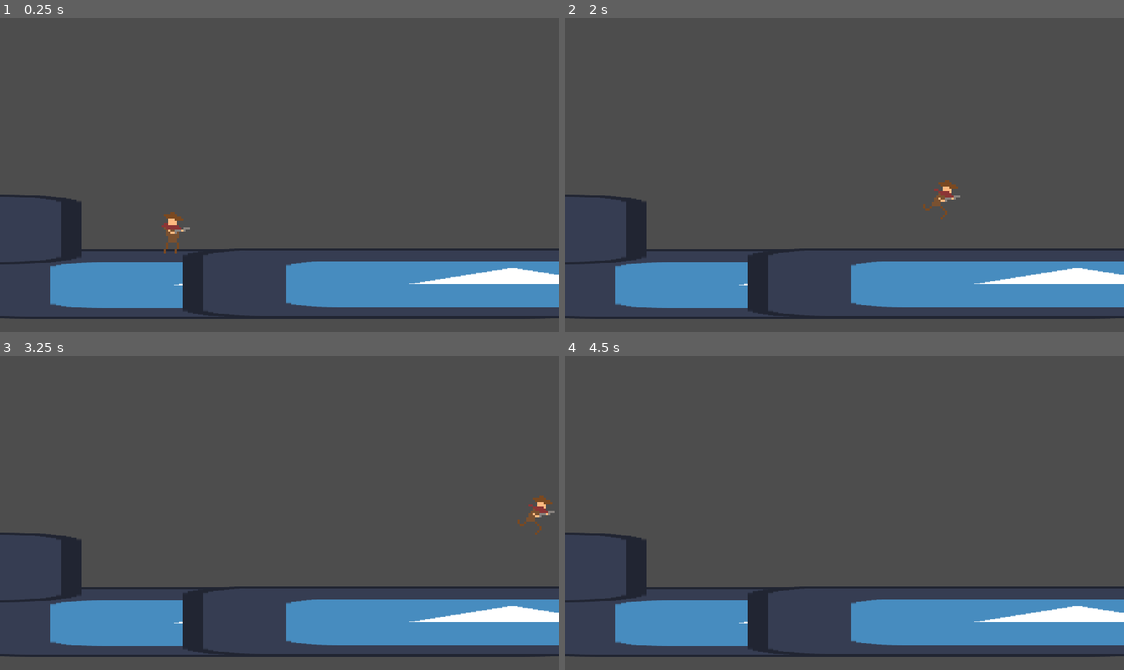
Above: before the commit, frames 1-4 (two rows, left to right).
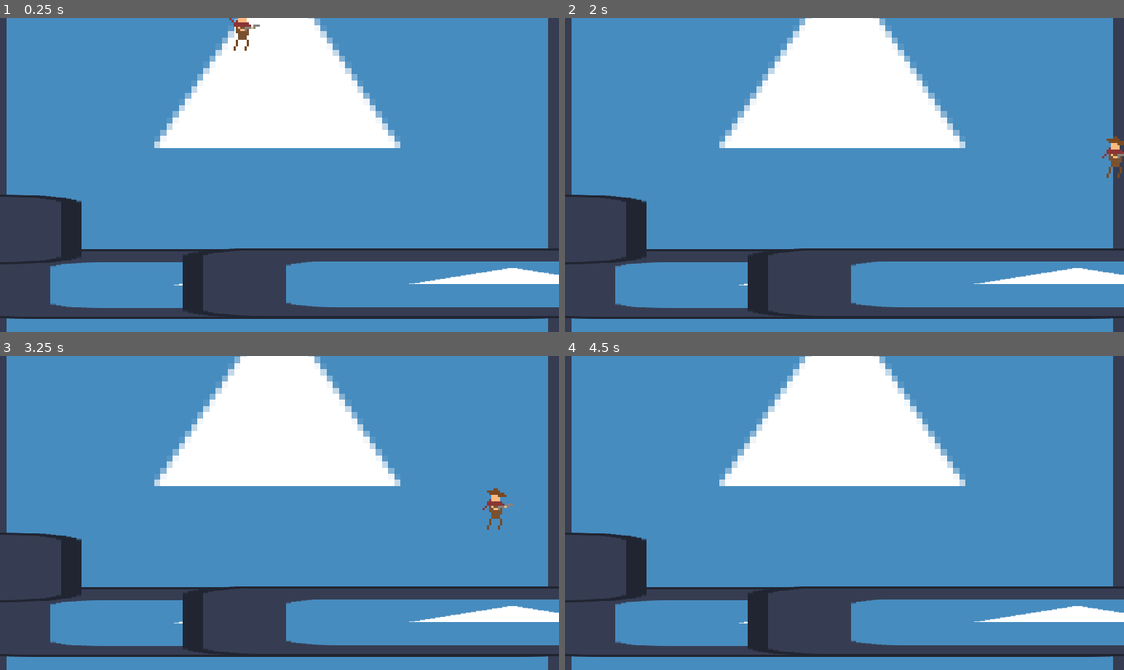
Above: after the commit, the same moments.

Repository: elixs/amogus2
Game: Godot game, scene res://scenes/main.tscn
The game is run twice, just before and just after one commit, with the same random seed, the same clock (stepped at 60 frames per second) and the same inputs. The engine's default icon, where the game draws it, is replaced by a stand-in: a white triangle on a blue panel in a dark square.
Inputs:
- Up to frame 1 (0.25 s): no input
- Up to frame 2 (2 s): hold D (move_right) from 0.53 s (still down); tap Space (jump) at 0.6, 0.77, 1.07, 1.35, 1.52, 1.82 s
- Up to frame 3 (3.25 s): release D (move_right) at 2.03 s; hold A (move_left) 2.03-2.78 s; tap Space (jump) at 2.1, 2.85, 3.02 s; hold D (move_right) from 2.78 s (still down)
- Up to frame 4 (4.5 s): tap Space (jump) at 3.32, 3.6, 3.77, 4.07, 4.35 s; tap Enter at 4.25 s; release D (move_right) at 4.28 s; hold A (move_left) from 4.28 s (still down)

The runs differ from the first frame. In frame 1, 73% of the frame differs, in the area x 1-99%, y 0-100%; in frame 2, 73%, in the area x 1-100%, y 0-100%; in frame 3, 73%; in frame 4, 73%.

Commit message:
added jump animation

Diff:
--- a/scenes/main.tscn
+++ b/scenes/main.tscn
@@ -7,6 +7,12 @@
 size = Vector2(32, 32)
 
 [node name="Main" type="Node2D"]
+
+[node name="Icon" type="Sprite2D" parent="."]
+position = Vector2(127, 54)
+scale = Vector2(2.82031, 2.82031)
+texture = ExtResource("2_xaq8e")
+metadata/_edit_lock_ = true
 
 [node name="Floor" type="StaticBody2D" parent="."]
 position = Vector2(127, 122)
@@ -45,4 +51,4 @@
 shape = SubResource("RectangleShape2D_4hhnu")
 
 [node name="Player" parent="." instance=ExtResource("2_k8b1r")]
-position = Vector2(79.0887, 96.7198)
+position = Vector2(111, 2)
--- a/scenes/player.gd
+++ b/scenes/player.gd
@@ -3,13 +3,16 @@
 
 const SPEED = 100.0
 const JUMP_VELOCITY = -100.0
-const ACCELERATION = 100
-const GRAVITY = 200
+const ACCELERATION = 1000
+const GRAVITY = 150
 
 @onready var animation_player = $AnimationPlayer
 @onready var animation_tree = $AnimationTree
 @onready var playback = animation_tree.get("parameters/playback")
 @onready var pivot = $Pivot
+
+func _ready():
+	animation_tree.active = true
 
 func _physics_process(delta):
 	if not is_on_floor():
@@ -27,10 +30,16 @@
 
 	# animation
 
-	if abs(velocity.x) > 10 or move_input:
-		playback.travel("run")
+	if is_on_floor():
+		if abs(velocity.x) > 10 or move_input:
+			playback.travel("run")
+		else:
+			playback.travel("idle")
 	else:
-		playback.travel("idle")
+		if velocity.y < 0:
+			playback.travel("jump")
+		else:
+			playback.travel("fall")
 
 	if move_input:
 		pivot.scale.x = sign(move_input)
--- a/scenes/player.tscn
+++ b/scenes/player.tscn
@@ -108,7 +108,7 @@
 "times": PackedFloat32Array(0),
 "transitions": PackedFloat32Array(1),
 "update": 1,
-"values": [4]
+"values": [7]
 }
 
 [sub_resource type="Animation" id="Animation_i6y3m"]
@@ -149,7 +149,7 @@
 "times": PackedFloat32Array(0),
 "transitions": PackedFloat32Array(1),
 "update": 1,
-"values": [4]
+"values": [7]
 }
 tracks/3/type = "value"
 tracks/3/imported = false
@@ -162,18 +162,244 @@
 "transitions": PackedFloat32Array(1, 1, 1, 1),
 "update": 1,
 "values": [5, 6, 7, 6]
+}
+
+[sub_resource type="Animation" id="Animation_oxnt3"]
+resource_name = "jump_start"
+length = 0.3
+tracks/0/type = "value"
+tracks/0/imported = false
+tracks/0/enabled = true
+tracks/0/path = NodePath("Pivot/Sprite2D:texture")
+tracks/0/interp = 1
+tracks/0/loop_wrap = true
+tracks/0/keys = {
+"times": PackedFloat32Array(0),
+"transitions": PackedFloat32Array(1),
+"update": 1,
+"values": [ExtResource("1_ndijd")]
+}
+tracks/1/type = "value"
+tracks/1/imported = false
+tracks/1/enabled = true
+tracks/1/path = NodePath("Pivot/Sprite2D:hframes")
+tracks/1/interp = 1
+tracks/1/loop_wrap = true
+tracks/1/keys = {
+"times": PackedFloat32Array(0),
+"transitions": PackedFloat32Array(1),
+"update": 1,
+"values": [3]
+}
+tracks/2/type = "value"
+tracks/2/imported = false
+tracks/2/enabled = true
+tracks/2/path = NodePath("Pivot/Sprite2D:vframes")
+tracks/2/interp = 1
+tracks/2/loop_wrap = true
+tracks/2/keys = {
+"times": PackedFloat32Array(0),
+"transitions": PackedFloat32Array(1),
+"update": 1,
+"values": [7]
+}
+tracks/3/type = "value"
+tracks/3/imported = false
+tracks/3/enabled = true
+tracks/3/path = NodePath("Pivot/Sprite2D:frame")
+tracks/3/interp = 1
+tracks/3/loop_wrap = true
+tracks/3/keys = {
+"times": PackedFloat32Array(0, 0.1, 0.2),
+"transitions": PackedFloat32Array(1, 1, 1),
+"update": 1,
+"values": [12, 13, 14]
+}
+
+[sub_resource type="Animation" id="Animation_g4hg7"]
+resource_name = "jump"
+length = 0.2
+loop_mode = 1
+tracks/0/type = "value"
+tracks/0/imported = false
+tracks/0/enabled = true
+tracks/0/path = NodePath("Pivot/Sprite2D:texture")
+tracks/0/interp = 1
+tracks/0/loop_wrap = true
+tracks/0/keys = {
+"times": PackedFloat32Array(0),
+"transitions": PackedFloat32Array(1),
+"update": 1,
+"values": [ExtResource("1_ndijd")]
+}
+tracks/1/type = "value"
+tracks/1/imported = false
+tracks/1/enabled = true
+tracks/1/path = NodePath("Pivot/Sprite2D:hframes")
+tracks/1/interp = 1
+tracks/1/loop_wrap = true
+tracks/1/keys = {
+"times": PackedFloat32Array(0),
+"transitions": PackedFloat32Array(1),
+"update": 1,
+"values": [3]
+}
+tracks/2/type = "value"
+tracks/2/imported = false
+tracks/2/enabled = true
+tracks/2/path = NodePath("Pivot/Sprite2D:vframes")
+tracks/2/interp = 1
+tracks/2/loop_wrap = true
+tracks/2/keys = {
+"times": PackedFloat32Array(0),
+"transitions": PackedFloat32Array(1),
+"update": 1,
+"values": [7]
+}
+tracks/3/type = "value"
+tracks/3/imported = false
+tracks/3/enabled = true
+tracks/3/path = NodePath("Pivot/Sprite2D:frame")
+tracks/3/interp = 1
+tracks/3/loop_wrap = true
+tracks/3/keys = {
+"times": PackedFloat32Array(0, 0.1),
+"transitions": PackedFloat32Array(1, 1),
+"update": 1,
+"values": [15, 16]
+}
+
+[sub_resource type="Animation" id="Animation_g75ko"]
+resource_name = "fall"
+length = 0.2
+loop_mode = 1
+tracks/0/type = "value"
+tracks/0/imported = false
+tracks/0/enabled = true
+tracks/0/path = NodePath("Pivot/Sprite2D:texture")
+tracks/0/interp = 1
+tracks/0/loop_wrap = true
+tracks/0/keys = {
+"times": PackedFloat32Array(0),
+"transitions": PackedFloat32Array(1),
+"update": 1,
+"values": [ExtResource("1_ndijd")]
+}
+tracks/1/type = "value"
+tracks/1/imported = false
+tracks/1/enabled = true
+tracks/1/path = NodePath("Pivot/Sprite2D:hframes")
+tracks/1/interp = 1
+tracks/1/loop_wrap = true
+tracks/1/keys = {
+"times": PackedFloat32Array(0),
+"transitions": PackedFloat32Array(1),
+"update": 1,
+"values": [3]
+}
+tracks/2/type = "value"
+tracks/2/imported = false
+tracks/2/enabled = true
+tracks/2/path = NodePath("Pivot/Sprite2D:vframes")
+tracks/2/interp = 1
+tracks/2/loop_wrap = true
+tracks/2/keys = {
+"times": PackedFloat32Array(0),
+"transitions": PackedFloat32Array(1),
+"update": 1,
+"values": [7]
+}
+tracks/3/type = "value"
+tracks/3/imported = false
+tracks/3/enabled = true
+tracks/3/path = NodePath("Pivot/Sprite2D:frame")
+tracks/3/interp = 1
+tracks/3/loop_wrap = true
+tracks/3/keys = {
+"times": PackedFloat32Array(0, 0.1),
+"transitions": PackedFloat32Array(1, 1),
+"update": 1,
+"values": [18, 19]
+}
+
+[sub_resource type="Animation" id="Animation_0306y"]
+resource_name = "land"
+length = 0.2
+tracks/0/type = "value"
+tracks/0/imported = false
+tracks/0/enabled = true
+tracks/0/path = NodePath("Pivot/Sprite2D:texture")
+tracks/0/interp = 1
+tracks/0/loop_wrap = true
+tracks/0/keys = {
+"times": PackedFloat32Array(0),
+"transitions": PackedFloat32Array(1),
+"update": 1,
+"values": [ExtResource("1_ndijd")]
+}
+tracks/1/type = "value"
+tracks/1/imported = false
+tracks/1/enabled = true
+tracks/1/path = NodePath("Pivot/Sprite2D:hframes")
+tracks/1/interp = 1
+tracks/1/loop_wrap = true
+tracks/1/keys = {
+"times": PackedFloat32Array(0),
+"transitions": PackedFloat32Array(1),
+"update": 1,
+"values": [3]
+}
+tracks/2/type = "value"
+tracks/2/imported = false
+tracks/2/enabled = true
+tracks/2/path = NodePath("Pivot/Sprite2D:vframes")
+tracks/2/interp = 1
+tracks/2/loop_wrap = true
+tracks/2/keys = {
+"times": PackedFloat32Array(0),
+"transitions": PackedFloat32Array(1),
+"update": 1,
+"values": [7]
+}
+tracks/3/type = "value"
+tracks/3/imported = false
+tracks/3/enabled = true
+tracks/3/path = NodePath("Pivot/Sprite2D:frame")
+tracks/3/interp = 1
+tracks/3/loop_wrap = true
+tracks/3/keys = {
+"times": PackedFloat32Array(0, 0.1),
+"transitions": PackedFloat32Array(1, 1),
+"update": 1,
+"values": [13, 12]
 }
 
 [sub_resource type="AnimationLibrary" id="AnimationLibrary_52v7d"]
 _data = {
 "RESET": SubResource("Animation_cnhch"),
+"fall": SubResource("Animation_g75ko"),
 "idle": SubResource("Animation_vv7oy"),
+"jump": SubResource("Animation_g4hg7"),
+"jump_start": SubResource("Animation_oxnt3"),
+"land": SubResource("Animation_0306y"),
 "run": SubResource("Animation_i6y3m")
 }
+
+[sub_resource type="AnimationNodeAnimation" id="AnimationNodeAnimation_nldpf"]
+animation = &"fall"
 
 [sub_resource type="AnimationNodeAnimation" id="AnimationNodeAnimation_vmewa"]
 animation = &"idle"
 
+[sub_resource type="AnimationNodeAnimation" id="AnimationNodeAnimation_bk243"]
+animation = &"jump"
+
+[sub_resource type="AnimationNodeAnimation" id="AnimationNodeAnimation_6p6lx"]
+animation = &"jump_start"
+
+[sub_resource type="AnimationNodeAnimation" id="AnimationNodeAnimation_s3pu1"]
+animation = &"land"
+
 [sub_resource type="AnimationNodeAnimation" id="AnimationNodeAnimation_chktk"]
 animation = &"run"
 
@@ -184,13 +410,41 @@
 
 [sub_resource type="AnimationNodeStateMachineTransition" id="AnimationNodeStateMachineTransition_e573m"]
 
+[sub_resource type="AnimationNodeStateMachineTransition" id="AnimationNodeStateMachineTransition_qe1p2"]
+
+[sub_resource type="AnimationNodeStateMachineTransition" id="AnimationNodeStateMachineTransition_kws2l"]
+
+[sub_resource type="AnimationNodeStateMachineTransition" id="AnimationNodeStateMachineTransition_aimbr"]
+switch_mode = 2
+
+[sub_resource type="AnimationNodeStateMachineTransition" id="AnimationNodeStateMachineTransition_o2qhl"]
+
+[sub_resource type="AnimationNodeStateMachineTransition" id="AnimationNodeStateMachineTransition_b6roh"]
+
+[sub_resource type="AnimationNodeStateMachineTransition" id="AnimationNodeStateMachineTransition_0nvn2"]
+switch_mode = 2
+
+[sub_resource type="AnimationNodeStateMachineTransition" id="AnimationNodeStateMachineTransition_2ymbr"]
+
+[sub_resource type="AnimationNodeStateMachineTransition" id="AnimationNodeStateMachineTransition_ldl0c"]
+
+[sub_resource type="AnimationNodeStateMachineTransition" id="AnimationNodeStateMachineTransition_jtbrj"]
+
 [sub_resource type="AnimationNodeStateMachine" id="AnimationNodeStateMachine_68eqi"]
+states/fall/node = SubResource("AnimationNodeAnimation_nldpf")
+states/fall/position = Vector2(624.889, -53.2593)
 states/idle/node = SubResource("AnimationNodeAnimation_vmewa")
 states/idle/position = Vector2(422.333, 99.9006)
+states/jump/node = SubResource("AnimationNodeAnimation_bk243")
+states/jump/position = Vector2(517.667, -51.7778)
+states/jump_start/node = SubResource("AnimationNodeAnimation_6p6lx")
+states/jump_start/position = Vector2(374.889, -51.7778)
+states/land/node = SubResource("AnimationNodeAnimation_s3pu1")
+states/land/position = Vector2(760.333, -52.6502)
 states/run/node = SubResource("AnimationNodeAnimation_chktk")
 states/run/position = Vector2(632.111, 100.186)
-transitions = ["Start", "idle", SubResource("AnimationNodeSt …(134 unchanged characters)… mationNodeStateMachineTransition_e573m")]
-graph_offset = Vector2(305, -65)
+transitions = ["Start", "idle", SubResource("AnimationNodeSt …(134 unchanged characters)… mationNodeStateMachineTransition_e573m"), "idle", "jump_start", SubResource("AnimationNodeStateMachineTransition_qe1p2"), "run", "jump_start", SubResource("AnimationNodeStateMachineTransition_kws2l"), "jump_start", "jump", SubResource("AnimationNodeStateMachineTransition_aimbr"), "jump", "fall", SubResource("AnimationNodeStateMachineTransition_o2qhl"), "fall", "land", SubResource("AnimationNodeStateMachineTransition_b6roh"), "land", "idle", SubResource("AnimationNodeStateMachineTransition_0nvn2"), "land", "run", SubResource("AnimationNodeStateMachineTransition_2ymbr"), "idle", "fall", SubResource("AnimationNodeStateMachineTransition_ldl0c"), "run", "fall", SubResource("AnimationNodeStateMachineTransition_jtbrj")]
+graph_offset = Vector2(126, -22)
 
 [sub_resource type="AnimationNodeStateMachinePlayback" id="AnimationNodeStateMachinePlayback_xfeok"]
 
@@ -218,5 +472,4 @@
 [node name="AnimationTree" type="AnimationTree" parent="."]
 tree_root = SubResource("AnimationNodeStateMachine_68eqi")
 anim_player = NodePath("../AnimationPlayer")
-active = true
 parameters/playback = SubResource("AnimationNodeStateMachinePlayback_xfeok")
Binary file changed: assets/mini cowboy-different 1.png
Not shown: 1 places in scenes/player.tscn that only renumber resources
